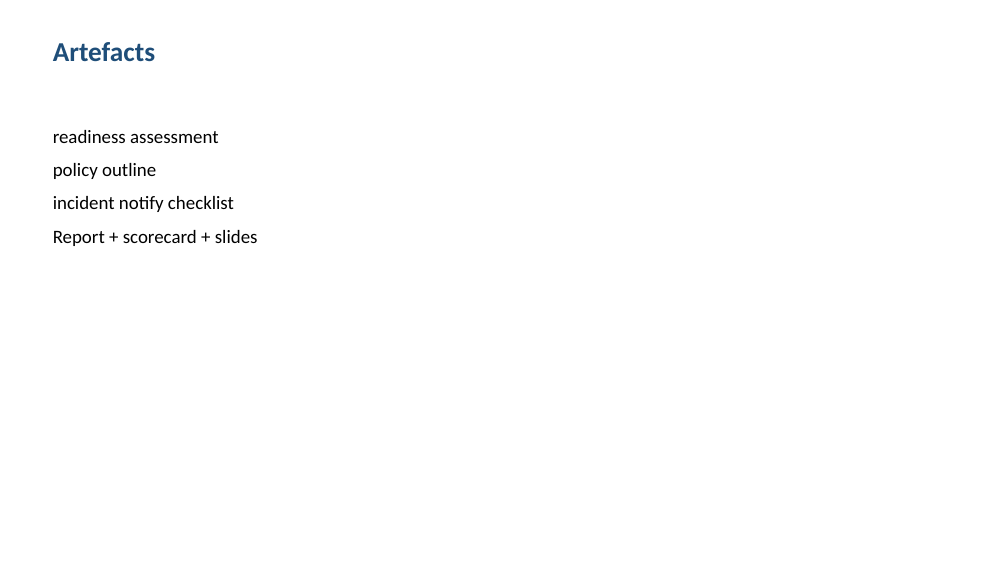
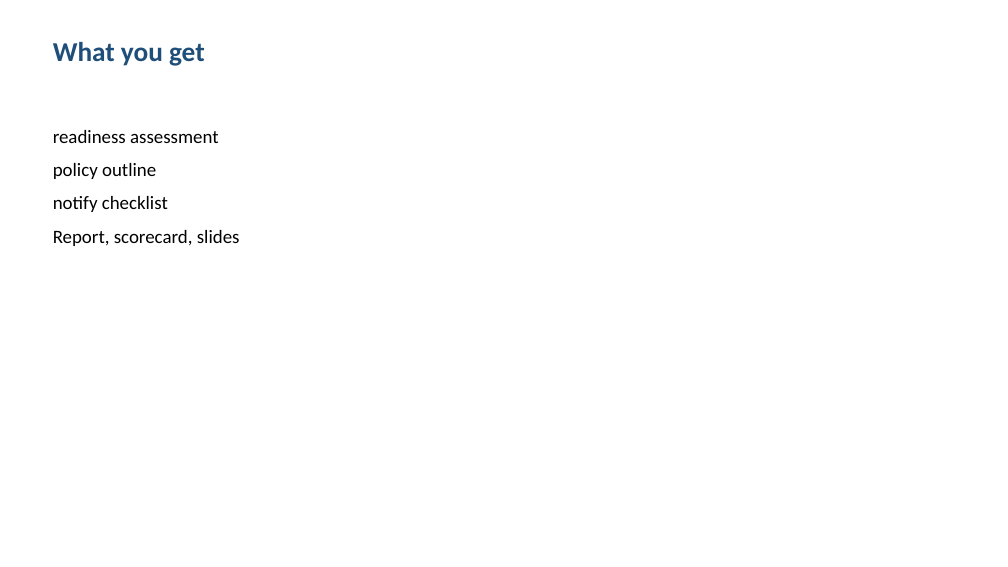
Before and after one commit to shohrabniaz/privacy-by-design-analytics, a slide deck: slide 3 of Final_Submission/02_Presentation.pptx. Drawn at 1008x567 pixels with LibreOffice and Linux fonts; fonts in the diff are those of the drawing. Boxes give left, top, right and bottom in pixels: in the first picture for what was removed or moved away, otherwise in the second. Text is boxed around its words. In the diff, an @@ line names an element or a change of style, - is before the commit and + after.

```diff
--- a/Final_Submission/02_Presentation.pptx
+++ b/Final_Submission/02_Presentation.pptx
@@ text at (53,42,205,66): text changed @@
-Artefacts
+What you get
@@ text at (53,196,240,246): text changed @@
-incident notify checklist
-Report + scorecard + slides
+notify checklist
+Report, scorecard, slides
```
Also in this commit, not shown: 3 other slides changed, 12 other files.
